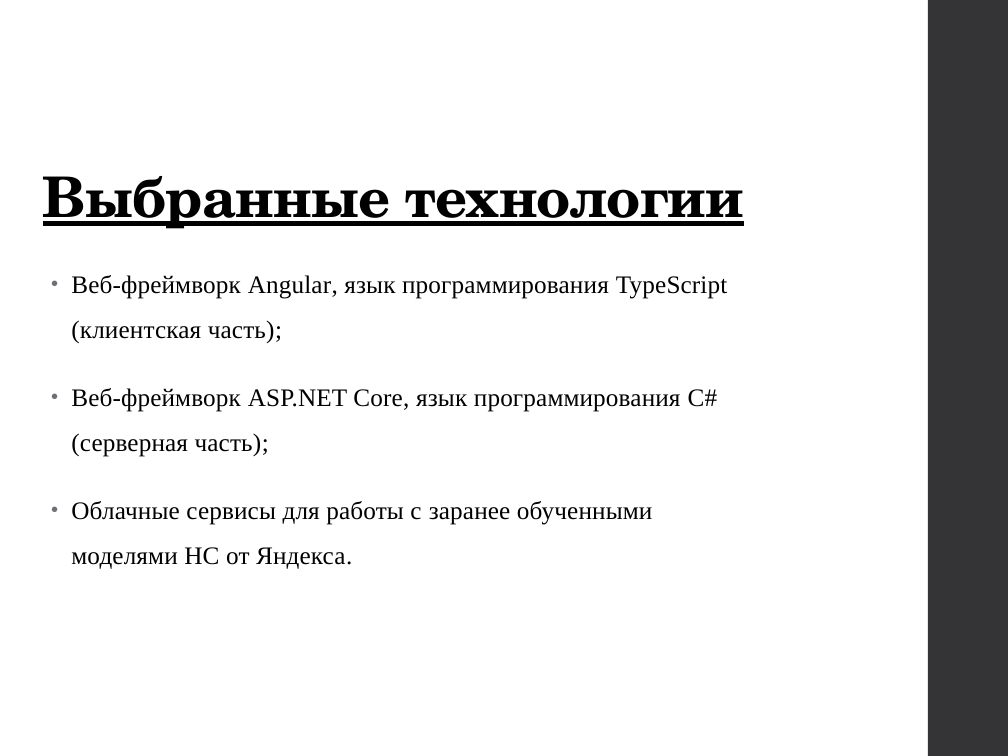
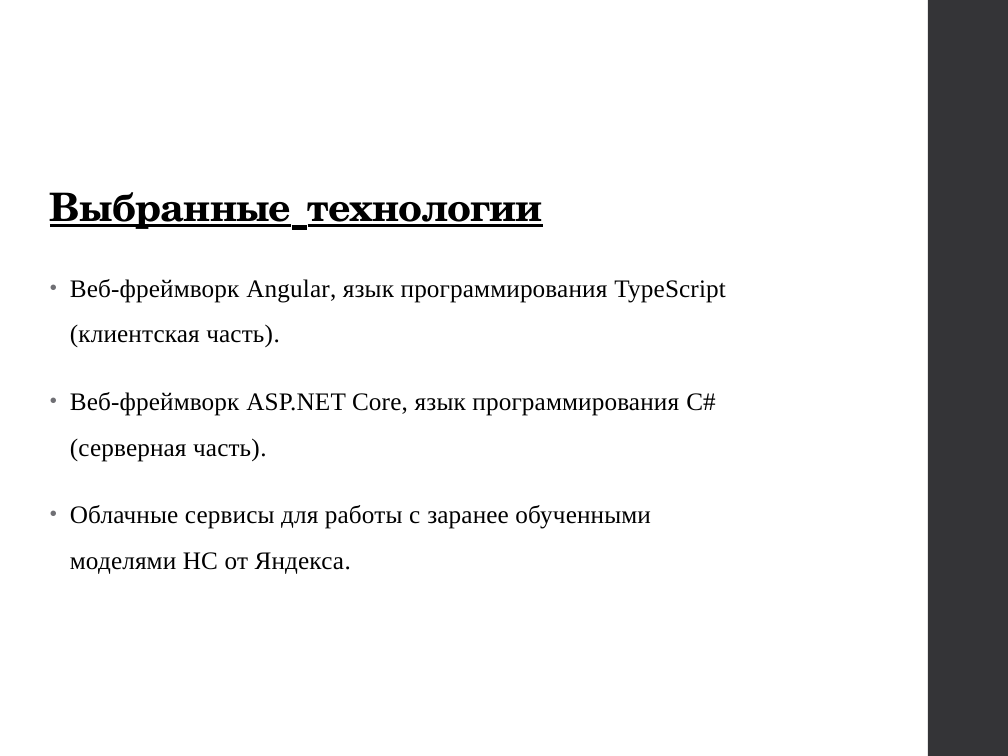
Before and after one commit to an-nguen/UlstuGradWork, a slide deck: slide 5 of docs/Презентация.pptx. Drawn at 1008x756 pixels with LibreOffice and Linux fonts; fonts in the diff are those of the drawing. Boxes give left, top, right and bottom in pixels: in the first picture for what was removed or moved away, otherwise in the second. Text is boxed around its words. In the diff, an @@ line names an element or a change of style, - is before the commit and + after.

```diff
--- a/docs/Презентация.pptx
+++ b/docs/Презентация.pptx
@@ title "Выбранные технологии": place and size @@
-title "Выбранные технологии" at [43, 176, 744, 229]
+title "Выбранные технологии" at [50, 192, 543, 229]
@@ title "Выбранные технологии" at [50, 192, 543, 229]: size 40 to 28 pt @@
@@ text at [70, 279, 725, 462]: text changed @@
-• Веб-фреймворк Angular, язык программирования TypeScript (клиентская часть);
-• Веб-фреймворк ASP.NET Core, язык программирования C# (серверная часть);
+• Веб-фреймворк Angular, язык программирования TypeScript (клиентская часть).
+• Веб-фреймворк ASP.NET Core, язык программирования C# (серверная часть).
```
Also in this commit, not shown: 9 other slides changed, 3 slides removed, 43 other files.
